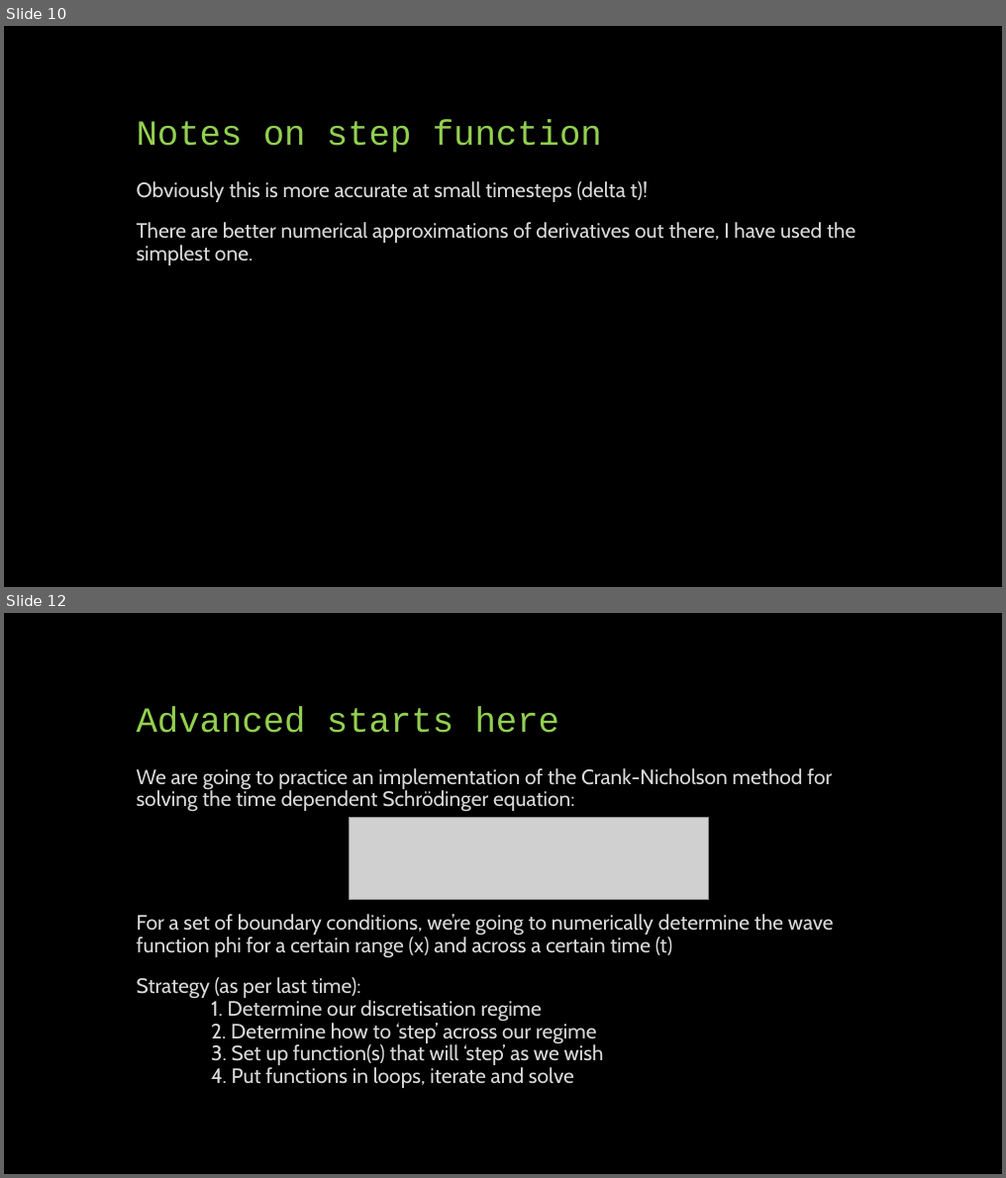
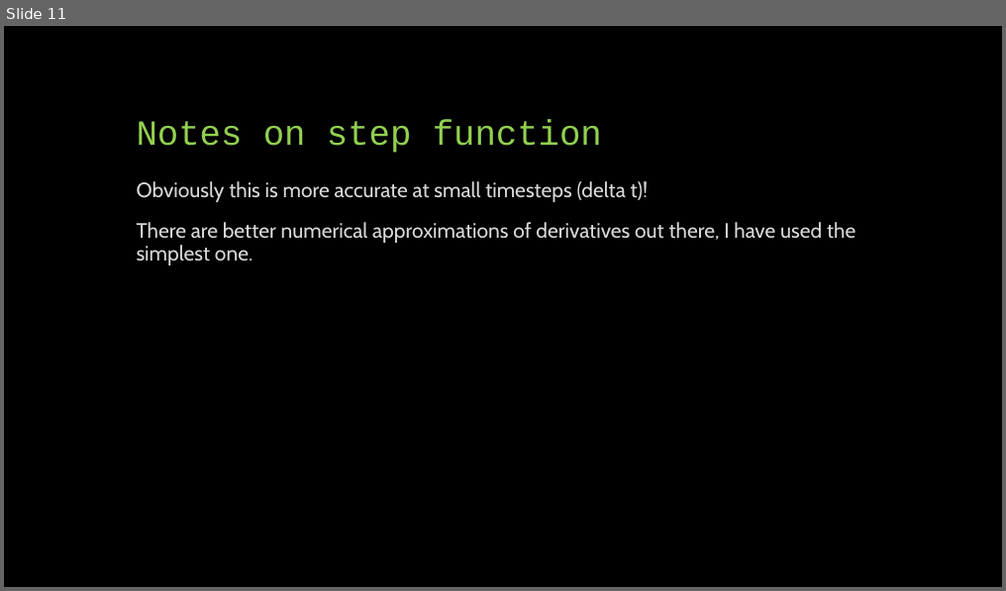
Before and after one commit to phys3112/Tutorials-2020, a slide deck: Tutorial 5 Iterative Methods/Tutorial 5 Presentation.pptx. Shown one above the other, each under a label of ours: slides 10 and 12 before the commit, slide 11 after it; the slides between them are not shown. The pictures are 1006x1178 and 1006x591 pixels, drawn with LibreOffice and Linux fonts; fonts in the diff are those of the drawing; grey boxes stand for pictures. Boxes give left, top, right and bottom in pixels: in the first picture for what was removed or moved away, otherwise in the second. Text is boxed around its words. In the diff, an @@ line names an element or a change of style, - is before the commit and + after.

Commit message:
Tutorial 5 'Finished'
Tutorial 5 is 'done', but I will make a better one for advanced following the upload of the lectures for Week 5.

```diff
--- a/Tutorial 5 Iterative Methods/Tutorial 5 Presentation.pptx
+++ b/Tutorial 5 Iterative Methods/Tutorial 5 Presentation.pptx
@@ slide 12 removed at (4,613,1002,1174), background #000000 @@
@@ title removed at (137,707,560,733) @@
-Advanced starts here
@@ text removed at (137,768,834,1088) @@
-We are going to practice an implementation of the Crank-Nicholson method for solving the time dependent Schrödinger equation:
-For a set of boundary conditions, we’re going to numerically determine the wave function phi for a certain range (x) and across a certain time (t)
-Strategy (as per last time):
-1. Determine our discretisation regime
-2. Determine how to ‘step’ across our regime
-3. Set up function(s) that will ‘step’ as we wish
-4. Put functions in loops, iterate and solve
@@ picture removed at (350,817,709,900) @@
@@ what was slide 10 is now slide 11 @@
```
Also in this commit, not shown: 2 slides changed, 12 slides added, 1 other slide removed, 1 other file.
